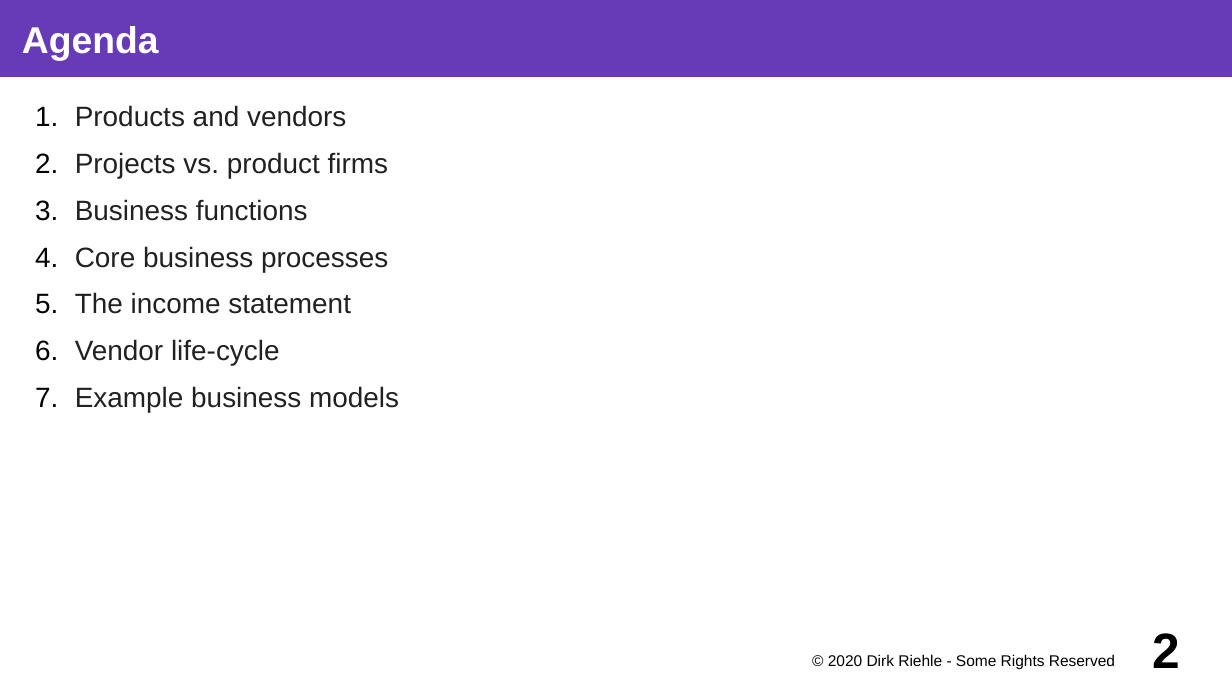
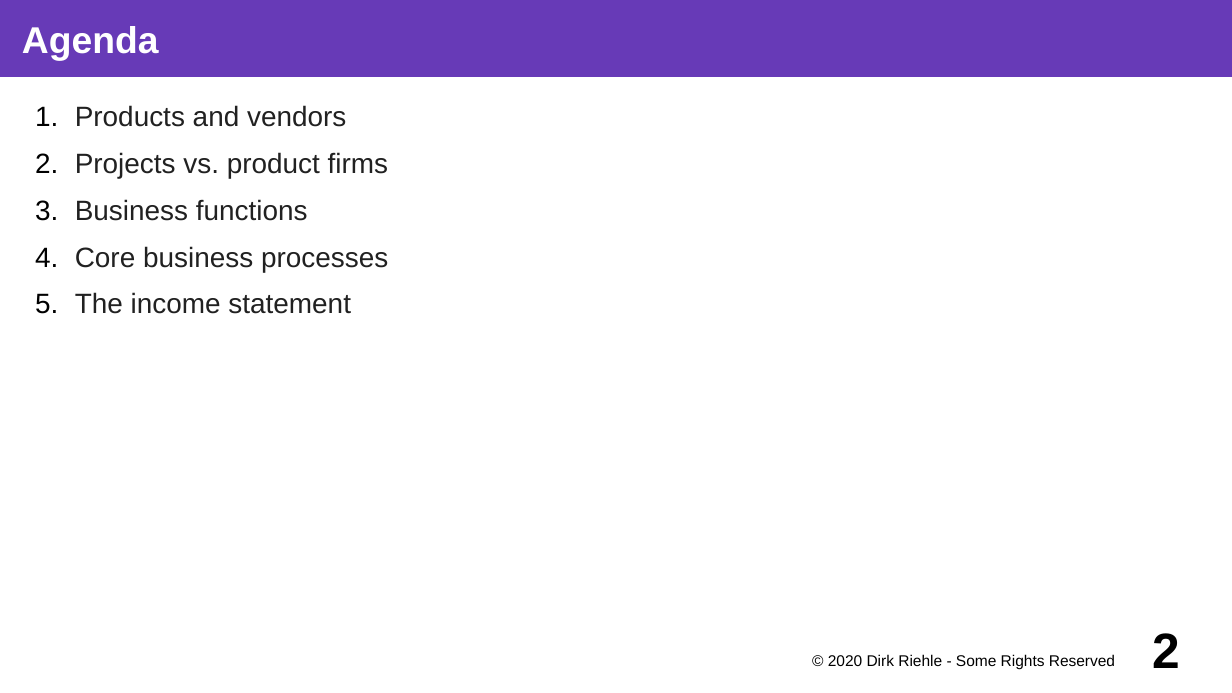
Before and after one commit to dirkriehle/coss-course, a slide deck: slide 2 of Lecture slides/COSS B03 - Software Vendors.odp. Drawn at 1232x693 pixels with LibreOffice and Linux fonts; fonts in the diff are those of the drawing. Boxes give left, top, right and bottom in pixels: in the first picture for what was removed or moved away, otherwise in the second. Text is boxed around its words. In the diff, an @@ line names an element or a change of style, - is before the commit and + after.

```diff
--- a/Lecture slides/COSS B03 - Software Vendors.odp
+++ b/Lecture slides/COSS B03 - Software Vendors.odp
@@ text at (75, 339, 399, 412): paragraphs removed @@
-6. Vendor life-cycle
-7. Example business models
```
Also in this commit, not shown: 1 other slide changed, 5 slides removed, 15 other files.
